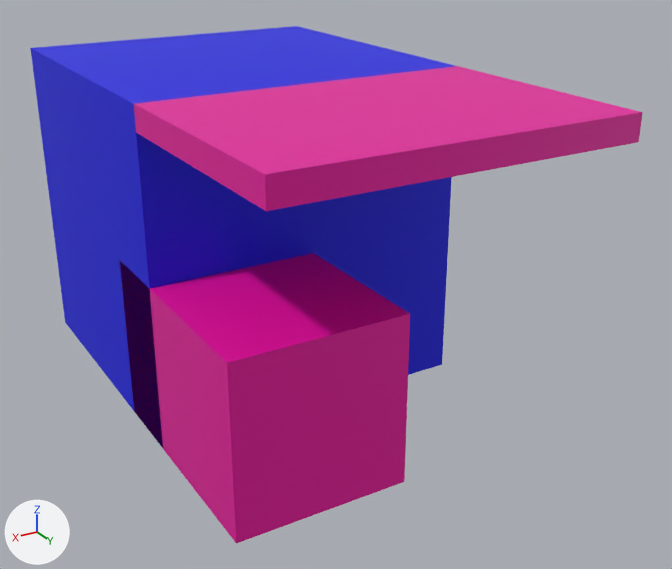
Before and after pictures for a commit that changed the FBX model Assets/TestTuiles/TuileTest2x2/TuileCarree11.fbx.
One viewpoint serves both versions: a camera (50 mm lens) standing at (1.25, 2.7, 1.0) and looking at (-0.09, 0.47, -0.12). Arrows for +X, +Y and +Z are at lower left; the lights stay in place. Vertices at the same position are counted once.

Objects in the first picture: '1,1'.
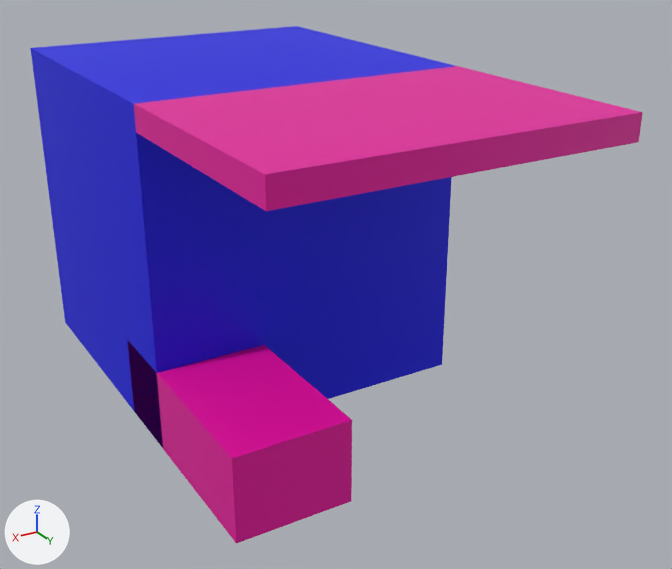
Where the change shows, as pixel boxes (x1, y1, x2, y2) in the pictures (672 x 569 px; the box of a moved part takes in the faces that stretch with it):
part 1 of me_cube_003, moved or reshaped: before (120, 253, 410, 543); after (128, 341, 352, 543)

What the commit changed:
me_cube_003 has 24 vertices, 20 faces and spans x -0.5..0.5, y -0.5..1.2, z -0.5..0.5.
me_cube_003 is used by ob_1_1; location (0.0, 0.0, 0.0).
me_cube_003 part 1: the loose piece of 8 vertices spanning x 0.0..0.5, y 0.25..0.98, z -0.5..0.0 is scaled about its middle by (0.663, 1, 0.494), then moved by (0.08, 0.0, -0.13).
